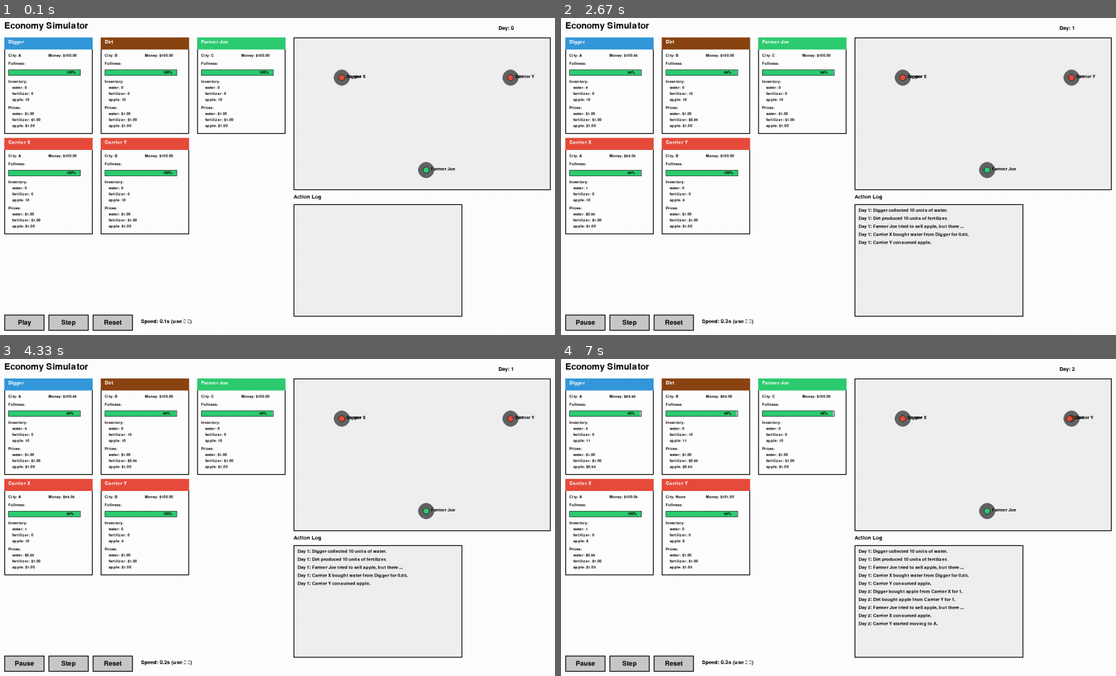
Above: before the commit, frames 1-4 (two rows, left to right).
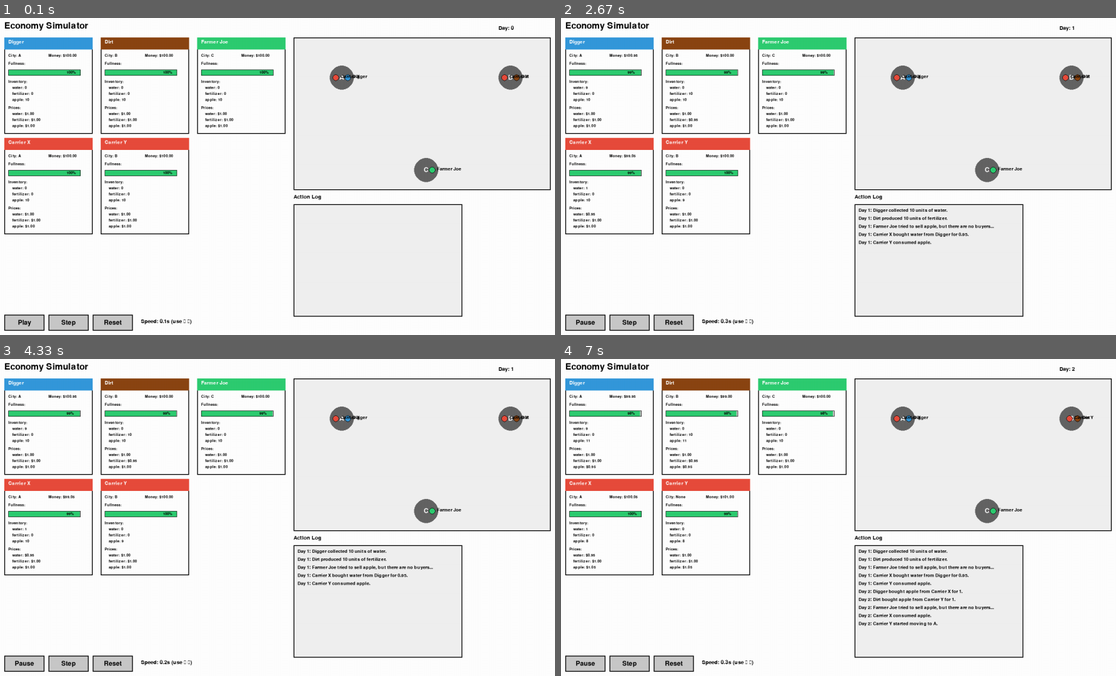
Above: after the commit, the same moments.

Repository: KentShikama/economy-simulator
Game: pygame game, started from economy-simulator-gui/pygame_gui.py
Same seed, same stepped clock (60 frames per second), same inputs: the game is played once before the commit and once after it.
Inputs:
- Up to frame 1 (0.1 s): no input
- Up to frame 2 (2.67 s): click "Play" at 0.38 s; click "Money: $100.00" at 0.72 s; hold Right 1-1.47 s; hold Left 2-2.53 s; hold Left from 2.57 s (still down)
- Up to frame 3 (4.33 s): release Left at 2.97 s; hold Right 3-3.63 s; hold Left 3.67-4.13 s; hold Right from 4.17 s (still down)
- Up to frame 4 (7 s): release Right at 4.63 s; hold Right 4.67-5.13 s; hold Left 5.17-5.7 s; hold Left 5.73-6.13 s; hold Right 6.17-6.8 s; hold Left from 6.83 s (still down)

The runs differ from the first frame. In frame 1, 0.7% of the frame differs, in the area x 59-97%, y 14-52%; in frame 2, 0.7%; in frame 3, 0.7%; in frame 4, 0.7%, in the area x 59-96%, y 14-80%.

Commit message:
feat: Improve UI by enlarging cities and spacing agents, extend log text
Co-authored-by: aider (openrouter/google/gemini-2.5-pro) <aider@aider.chat>

Diff:
--- a/economy-simulator-gui/pygame_gui.py
+++ b/economy-simulator-gui/pygame_gui.py
@@ -1,5 +1,6 @@
 import pygame
 import sys
+import math
 from simulator import EconomySimulator
 
 # Initialize Pygame
@@ -153,24 +154,46 @@
         # Draw cities
         for name, data in self.simulator.cities.items():
             # Draw city circle
-            pygame.draw.circle(screen, DARK_GRAY, (data['x'], data['y']), 20)
+            pygame.draw.circle(screen, DARK_GRAY, (data['x'], data['y']), 30)
             # Draw city name
             text = self.font.render(name, True, WHITE)
             text_rect = text.get_rect(center=(data['x'], data['y']))
             screen.blit(text, text_rect)
 
+        # Group people by location to handle overlaps
+        people_in_cities = {}
+        for p in self.simulator.people:
+            if p.city:
+                if p.city not in people_in_cities:
+                    people_in_cities[p.city] = []
+                people_in_cities[p.city].append(p)
+
         # Draw people
         for person in self.simulator.people:
             type_name = type(person).__name__
             color = TYPE_COLORS.get(type_name, BLACK)
 
             pos = (int(person.x), int(person.y))
+
+            if person.city: # Person is in a city, not moving
+                city_people = people_in_cities[person.city]
+                person_index = city_people.index(person)
+                num_people_in_city = len(city_people)
+
+                # Arrange people in a circle inside the city
+                angle = (2 * math.pi * person_index) / num_people_in_city if num_people_in_city > 0 else 0
+                radius = 15 # radius for arranging people
+                offset_x = radius * math.cos(angle)
+                offset_y = radius * math.sin(angle)
+
+                pos = (int(person.x + offset_x), int(person.y + offset_y))
+
             pygame.draw.circle(screen, color, pos, 8)
             pygame.draw.circle(screen, BLACK, pos, 8, 1)
 
             # Person name
             name_text = self.small_font.render(person.name, True, BLACK)
-            screen.blit(name_text, (person.x + 12, person.y - 8))
+            screen.blit(name_text, (pos[0] + 12, pos[1] - 8))
 
 
 class EconomySimulatorGame:
@@ -299,8 +322,8 @@
         for entry in self.action_log[-12:]:  # Show last 12 entries
             if y < log_y + 295:
                 # Truncate long entries
-                if len(entry) > 52:
-                    entry = entry[:49] + "..."
+                if len(entry) > 65:
+                    entry = entry[:62] + "..."
                 text = self.small_font.render(entry, True, BLACK)
                 self.screen.blit(text, (log_x + 10, y))
                 y += 20
